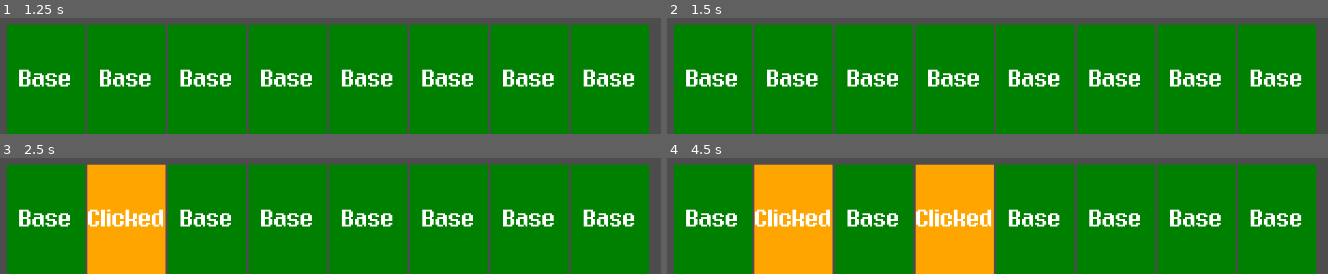
Above: before the commit, frames 1-4 (two rows, left to right).
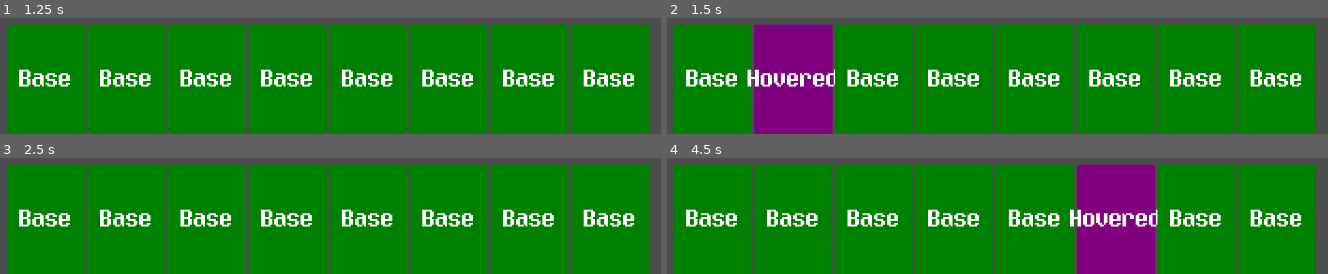
Above: after the commit, the same moments.

Repository: austintian03/regicide-clone
Game: Godot game, scene res://scenes/game.tscn
Two runs of this game, one before a commit and one after it. Both use one fixed random seed, a clock stepped at 60 frames per second and the inputs below.
Inputs (mouse positions are in pixels of both pictures, inside the frame that each line leads up to):
- Up to frame 1 (1.25 s): tap Enter at 0.5 s; move the mouse to (46, 79) at 0.52 s; press the mouse at (46, 79) at 0.53 s; right-click (46, 79) at 0.8 s
- Up to frame 2 (1.5 s): tap Space at 1.25 s; move the mouse to (792, 79) at 1.27 s; release the mouse at (792, 79) at 1.28 s; right-click (792, 79) at 1.35 s
- Up to frame 3 (2.5 s): click (125, 219) at 1.55 s; tap Enter at 2 s; move the mouse to (204, 219) at 2.02 s; press the mouse at (204, 219) at 2.03 s; right-click (204, 219) at 2.3 s
- Up to frame 4 (4.5 s): tap Space at 2.75, 4.25 s; move the mouse to (957, 219) at 2.77 s; release the mouse at (957, 219) at 2.78 s; right-click (957, 219) at 2.85 s; click (957, 219) at 3.05 s; tap Enter at 3.5 s; move the mouse to (1037, 219) at 3.52 s; press the mouse at (1037, 219) at 3.53 s; right-click (1037, 219) at 3.8 s; move the mouse to (1116, 219) at 4.27 s; release the mouse at (1116, 219) at 4.28 s; right-click (1116, 219) at 4.35 s

Frame 1 is identical in both runs. In frame 2, 11% of the frame differs, in the area x 12-26%, y 5-100%; in frame 3, 11%; in frame 4, 33%, in the area x 13-75%, y 5-100%.

Commit message:
Add Hovered state handling to CardUI

Diff:
--- a/scenes/card_ui.tscn
+++ b/scenes/card_ui.tscn
@@ -49,3 +49,6 @@
 [node name="CollisionShape2D" type="CollisionShape2D" parent="Area2D"]
 position = Vector2(62.5, 87.5)
 shape = SubResource("RectangleShape2D_5x102")
+
+[connection signal="mouse_entered" from="." to="." method="_on_mouse_entered"]
+[connection signal="mouse_exited" from="." to="." method="_on_mouse_exited"]
--- a/scripts/card_ui.gd
+++ b/scripts/card_ui.gd
@@ -1,7 +1,7 @@
 class_name CardUI
 extends Control
 
-enum State {BASE, CLICKED}
+enum State {BASE, HOVERED, CLICKED}
 var current_state : State
 
 @onready var color: ColorRect = $Color
@@ -11,21 +11,28 @@
 func _ready() -> void:
 	enter_state(State.BASE)
 
+# state transition conditions
+func _process(delta: float) -> void:
+	if Input.is_action_pressed("right_mouse") and current_state == State.CLICKED:
+		switch_state(State.BASE)
+
 func _gui_input(event: InputEvent) -> void:
 	if event.is_action_pressed("left_mouse"):
-		if current_state == State.BASE:
-			print("switching from base to clicked")
+		if current_state != State.CLICKED:
 			switch_state(State.CLICKED)
-		elif current_state == State.CLICKED:
-			print("switching from clicked to base")
+		else:
 			switch_state(State.BASE)
 
-	if event.is_action_pressed("right_mouse"):
-		if current_state == State.CLICKED:
-			print("switching from clicked to base")
-			switch_state(State.BASE)
+func _on_mouse_entered() -> void:
+	if current_state == State.BASE:
+		switch_state(State.HOVERED)
+
+func _on_mouse_exited() -> void:
+	if current_state == State.HOVERED:
+		switch_state(State.BASE)
 
 
+# state handling code
 func switch_state(state: State) -> void:
 	exit_state(current_state)
 	enter_state(state)
@@ -39,7 +46,10 @@
 		State.CLICKED:
 			state_label.text = "Clicked"
 			color.color = Color.ORANGE
-
+		State.HOVERED:
+			state_label.text = "Hovered"
+			color.color = Color.WEB_PURPLE
+	print("Entered " + state_label.text)
 
 func exit_state(_state: State) -> void:
-	pass
+	print("Exiting " + state_label.text)
